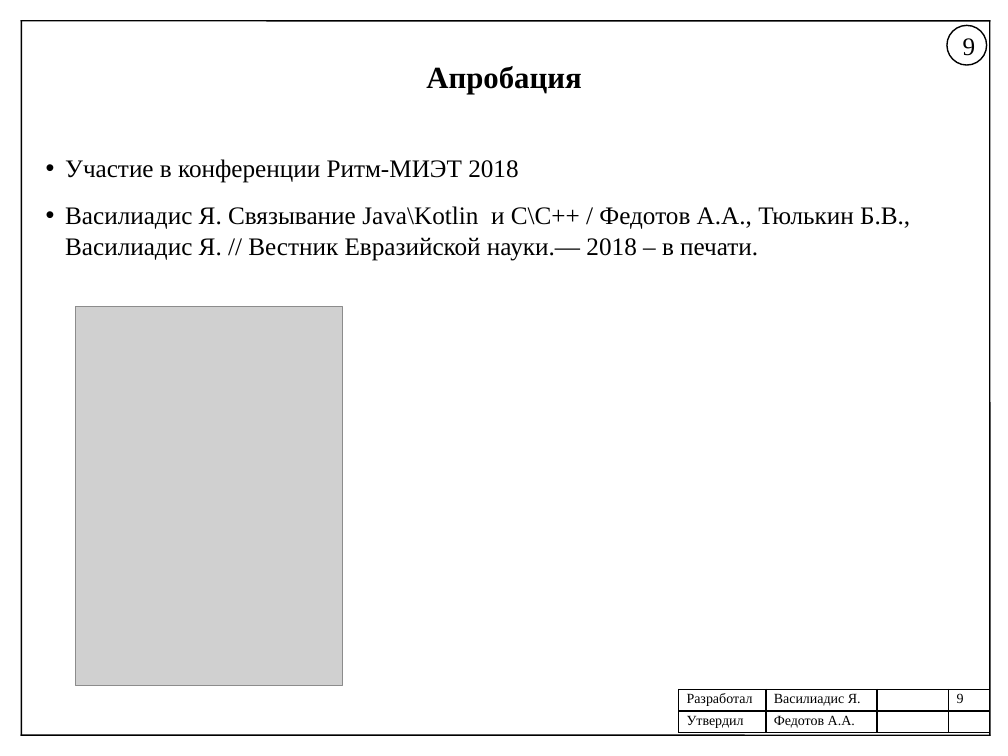
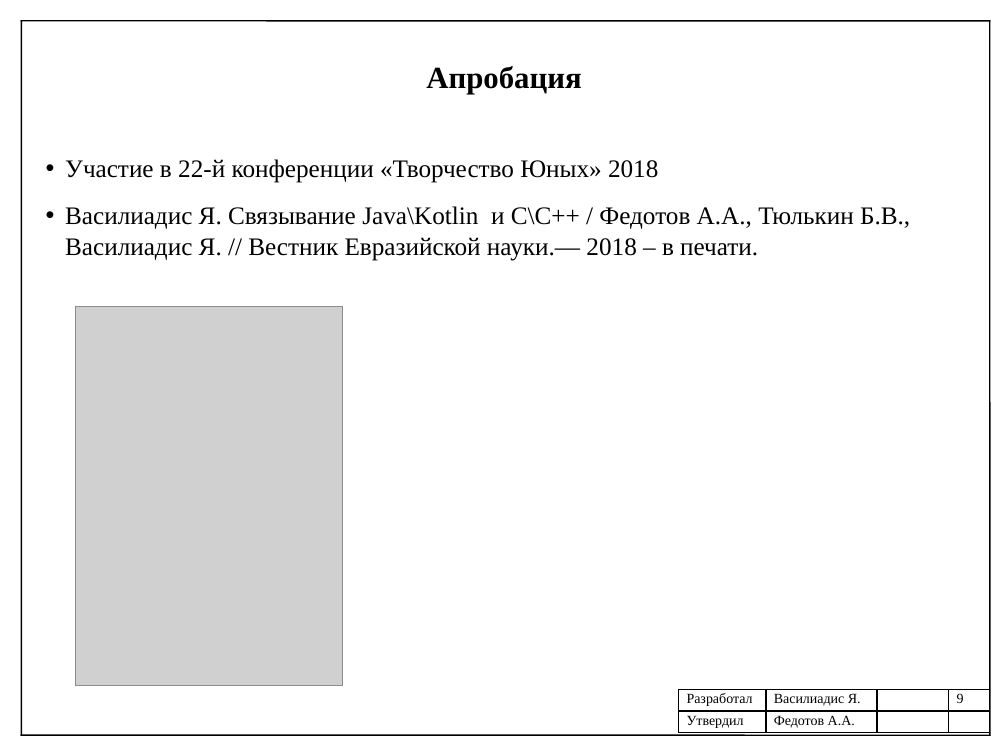
Before and after one commit to helllynx/my_pain, a slide deck: slide 9 of Document/FINAL/Презентация_Василиадис.pptx. Drawn at 1008x756 pixels with LibreOffice and Linux fonts; fonts in the diff are those of the drawing; grey boxes stand for pictures. Boxes give left, top, right and bottom in pixels: in the first picture for what was removed or moved away, otherwise in the second. Text is boxed around its words. In the diff, an @@ line names an element or a change of style, - is before the commit and + after.

```diff
--- a/Document/FINAL/Презентация_Василиадис.pptx
+++ b/Document/FINAL/Презентация_Василиадис.pptx
@@ ellipse removed at [947, 25, 986, 65] @@
-9
@@ text at [65, 159, 658, 183]: text changed @@
-• Участие в конференции Ритм-МИЭТ 2018
+• Участие в 22-й конференции «Творчество Юных» 2018
```
Also in this commit, not shown: 9 other slides changed, 14 other files.
